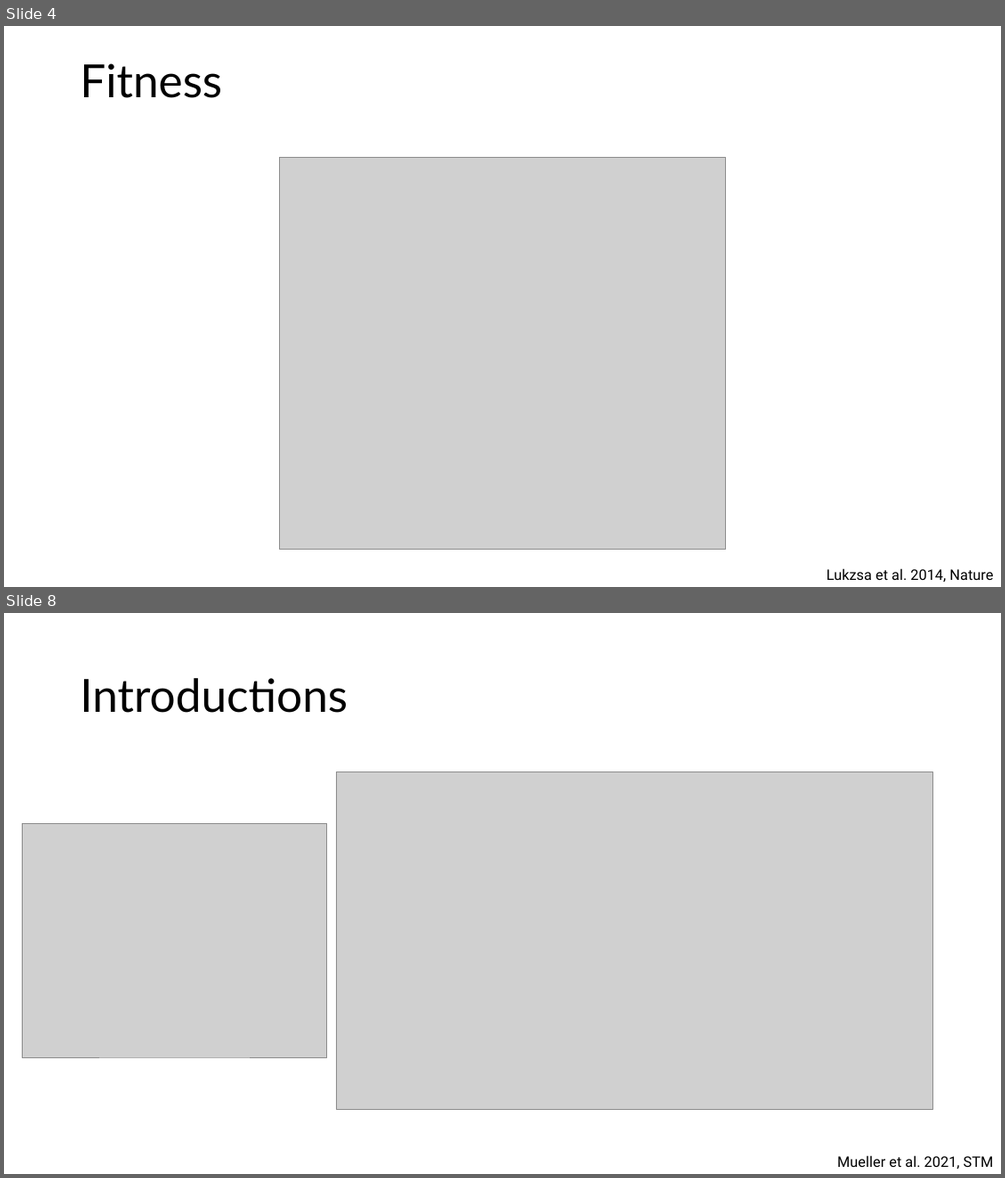
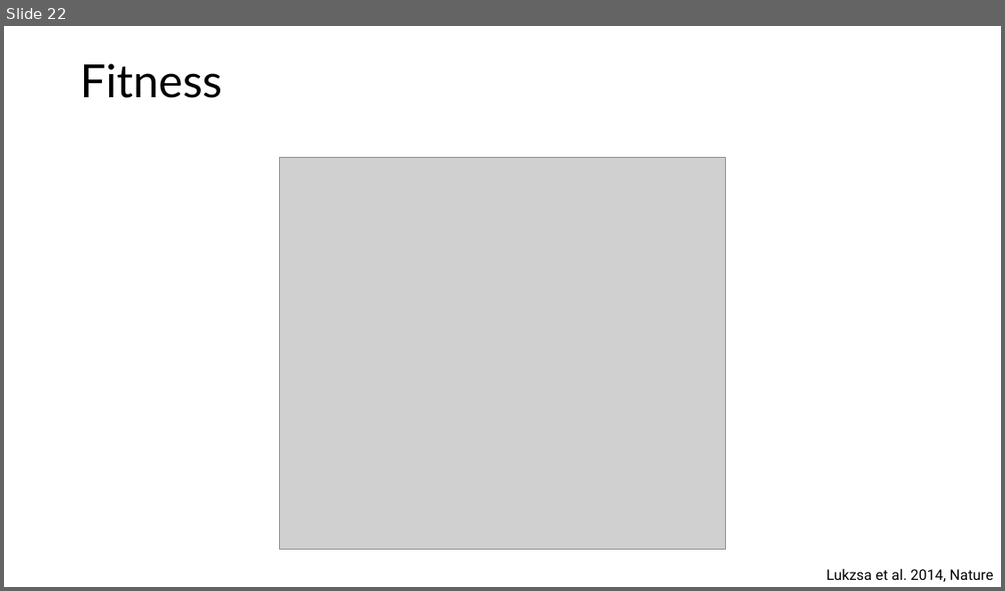
Before and after one commit to JuliaPalacios/SISMID_EvolutionaryDynamics, a slide deck: Lectures/other_apporaches.pptx. Shown one above the other, each under a label of ours: slides 4 and 8 before the commit, slide 22 after it; the slides between them are not shown. The pictures are 1005x1178 and 1005x591 pixels, drawn with LibreOffice and Linux fonts; fonts in the diff are those of the drawing; grey boxes stand for pictures. Boxes give left, top, right and bottom in pixels: in the first picture for what was removed or moved away, otherwise in the second. Text is boxed around its words. In the diff, an @@ line names an element or a change of style, - is before the commit and + after.

```diff
--- a/Lectures/other_apporaches.pptx
+++ b/Lectures/other_apporaches.pptx
@@ slide 8 removed at (4,613,1001,1174), background #FFFFFF @@
@@ title removed at (80,678,348,713) @@
-Introductions
@@ picture removed at (336,771,933,1109) @@
@@ picture removed at (22,823,327,1057) @@
@@ text removed at (837,1155,994,1168) @@
-Mueller et al. 2021, STM
@@ what was slide 4 is now slide 22 @@
```
Also in this commit, not shown: 10 slides added, 5 other slides removed, 1 other file.
